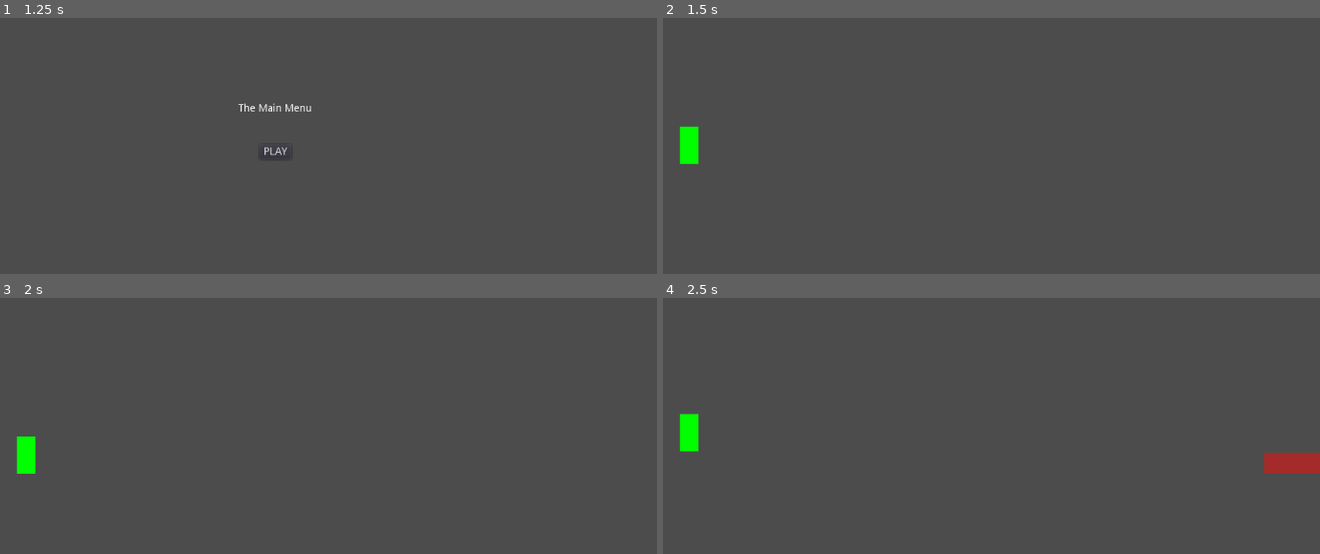
Above: before the commit, frames 1-4 (two rows, left to right).
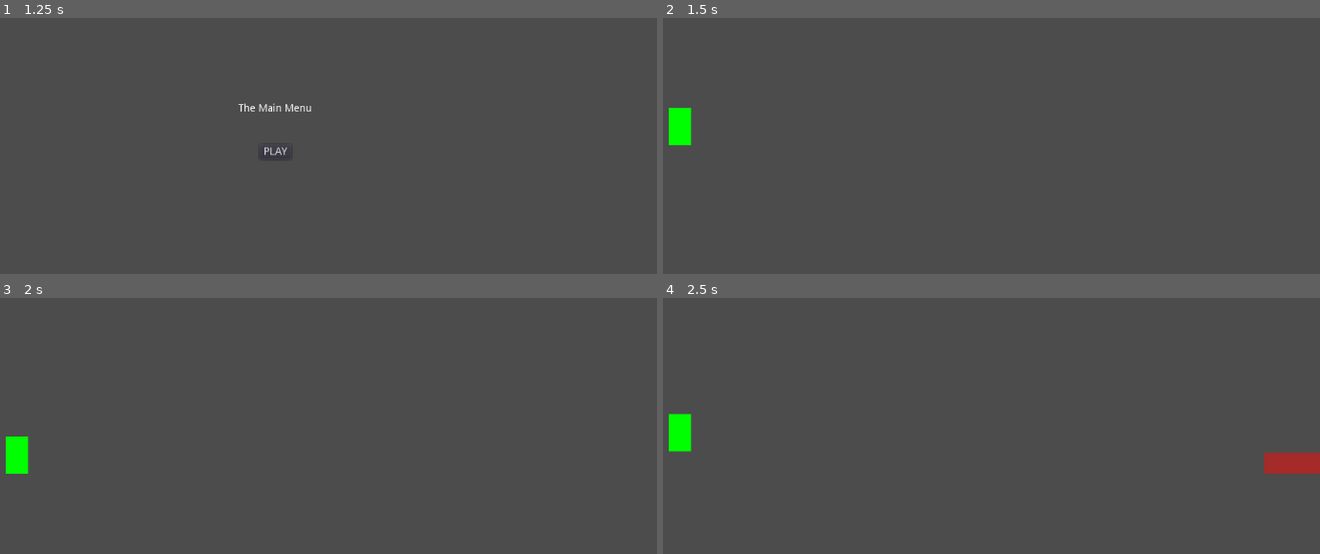
Above: after the commit, the same moments.

Repository: the-g-force/FamJam-December2020
Game: Godot game, scene res://src/SplashScreen.tscn
Two runs of this game, one before a commit and one after it. Both use one fixed random seed, a clock stepped at 60 frames per second and the inputs below.
Inputs (mouse positions are in pixels of both pictures, inside the frame that each line leads up to):
- Up to frame 1 (1.25 s): tap Enter at 0.5 s; move the mouse to (440, 87) at 0.52 s; click (440, 87) at 0.67 s; tap Space (jump) at 0.77 s
- Up to frame 2 (1.5 s): click "PLAY" at 1.25 s
- Up to frame 3 (2 s): no input
- Up to frame 4 (2.5 s): tap Space (jump) at 2, 2.27 s; move the mouse to (787, 410) at 2.02 s; click (787, 410) at 2.17 s

Frame 1 is identical in both runs. In frame 2, 0.7% of the frame differs, in the area x 0-6%, y 35-58%; in frame 3, 0.4%; in frame 4, 0.5%.

Commit message:
Make elf a more reasonable size

Diff:
--- a/project/src/Elf.gd
+++ b/project/src/Elf.gd
@@ -12,6 +12,9 @@
 func _physics_process(delta:float):
 	_velocity.y += GRAVITY * delta
 
+	if is_on_floor():
+		_velocity.y = 0
+
 	if is_on_floor() and Input.is_action_just_pressed("jump"):
 		_velocity.y = -jump_power
 
@@ -22,5 +25,6 @@
 
 
 func _draw():
-	var box := Rect2(Vector2.ZERO, Vector2($CollisionShape2D.shape.extents.x, $CollisionShape2D.shape.extents.y))
+	var extents:Vector2 = $CollisionShape2D.shape.extents
+	var box := Rect2(-extents, extents*2)
 	draw_rect(box, Color.green)
--- a/project/src/Elf.tscn
+++ b/project/src/Elf.tscn
@@ -3,7 +3,7 @@
 [ext_resource path="res://src/Elf.gd" type="Script" id=1]
 
 [sub_resource type="RectangleShape2D" id=1]
-extents = Vector2( 25, 50 )
+extents = Vector2( 15, 25 )
 
 [node name="Elf" type="KinematicBody2D"]
 script = ExtResource( 1 )
--- a/project/src/TestLevel.gd
+++ b/project/src/TestLevel.gd
@@ -11,8 +11,8 @@
 onready var _timer := $Timer
 onready var _tiles := $Tiles
 
-# Called when the node enters the scene tree for the first time.
 func _ready():
+	randomize()
 	_timer.start(tile_spawn_delay)
 
 
